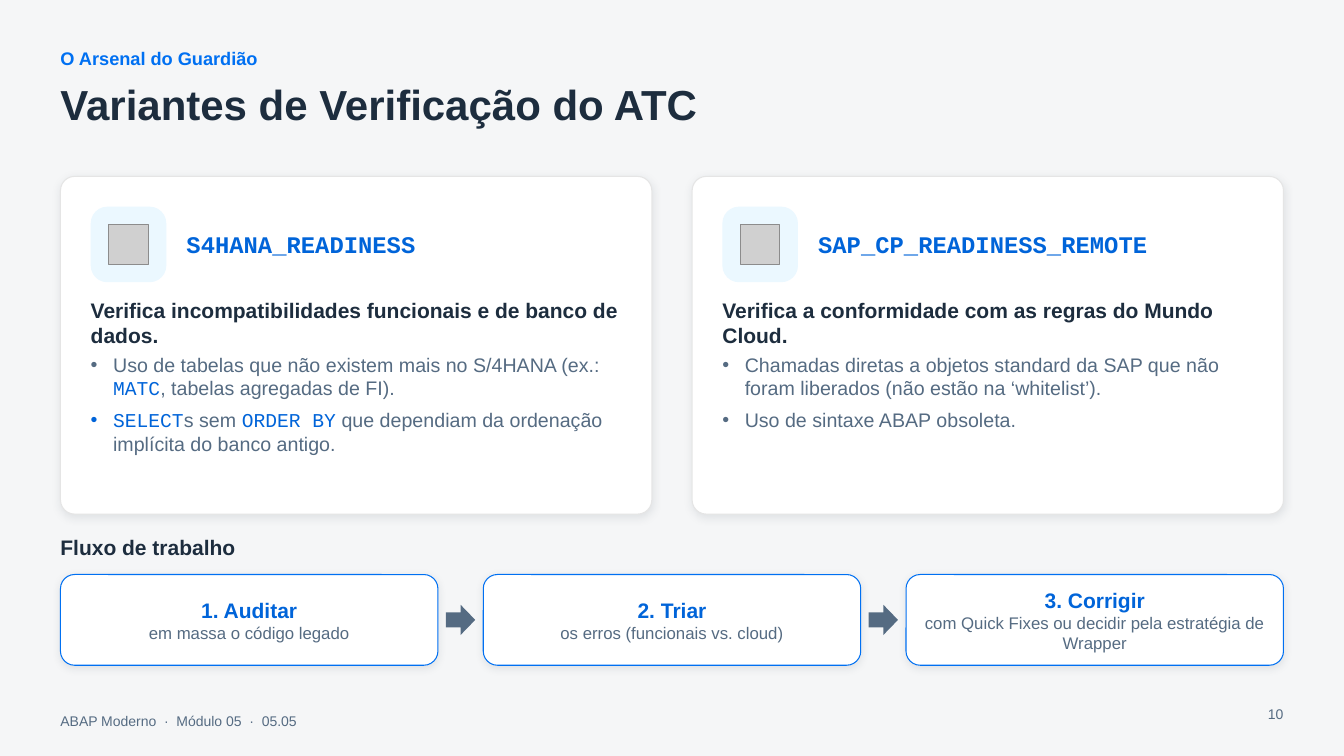
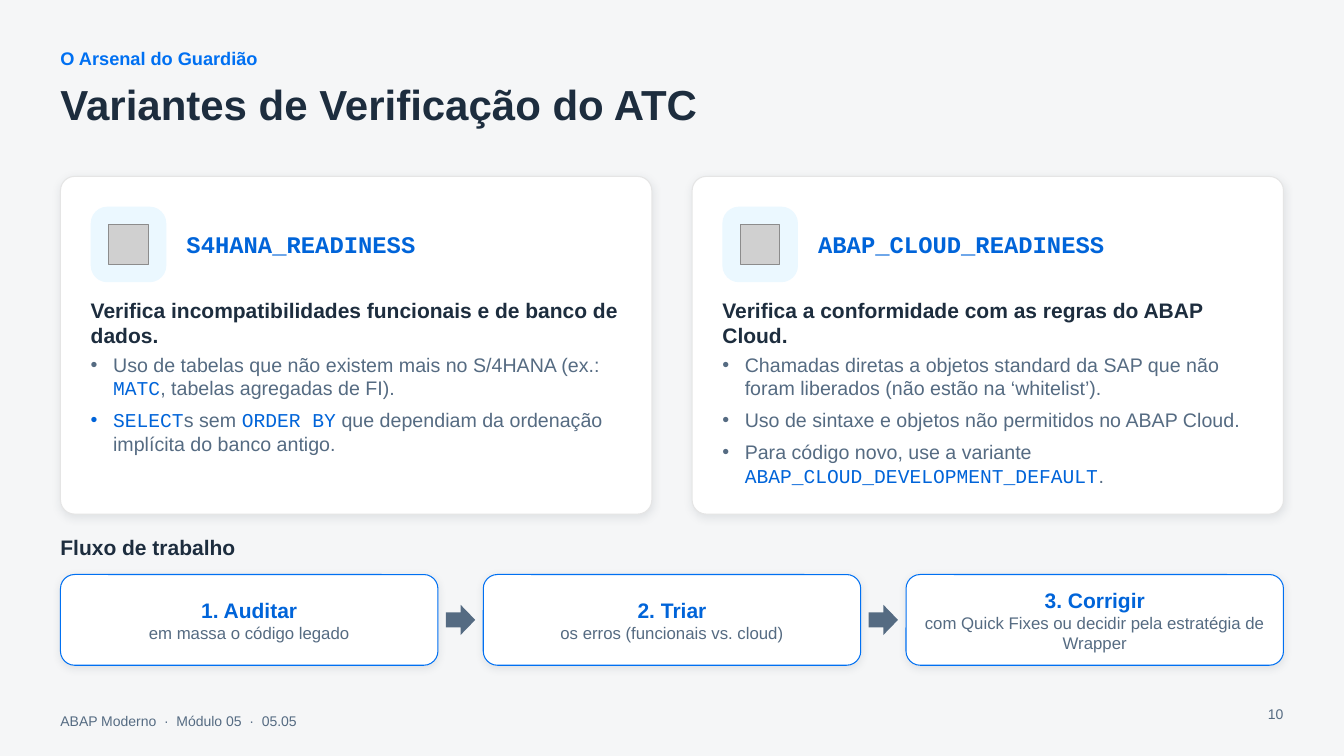
Before and after one commit to AdrianoBispo/estude-sap-abap-moderno, a slide deck: slide 10 of modulo-05/05.05 - Considerações Especiais para SAP S_4HANA Cloud Private Edition e On-Premise/05.05_Dominando_os_Dois_Mundos_Estratégia_Clean_Core.pptx. Drawn at 1344x756 pixels with LibreOffice and Linux fonts; fonts in the diff are those of the drawing; grey boxes stand for pictures. Boxes give left, top, right and bottom in pixels: in the first picture for what was removed or moved away, otherwise in the second. Text is boxed around its words. In the diff, an @@ line names an element or a change of style, - is before the commit and + after.

```diff
--- a/modulo-05/05.05 - Considerações Especiais para SAP S_4HANA Cloud Private Edition e On-Premise/05.05_Dominando_os_Dois_Mundos_Estratégia_Clean_Core.pptx
+++ b/modulo-05/05.05 - Considerações Especiais para SAP S_4HANA Cloud Private Edition e On-Premise/05.05_Dominando_os_Dois_Mundos_Estratégia_Clean_Core.pptx
@@ text at (818, 237, 1104, 256): text changed @@
-SAP_CP_READINESS_REMOTE
+ABAP_CLOUD_READINESS
@@ text at (722, 302, 1203, 344): text changed @@
-Verifica a conformidade com as regras do Mundo Cloud.
+Verifica a conformidade com as regras do ABAP Cloud.
@@ text at (745, 413, 1240, 485): text changed @@
-• Uso de sintaxe ABAP obsoleta.
+• Uso de sintaxe e objetos não permitidos no ABAP Cloud.
+• Para código novo, use a variante ABAP_CLOUD_DEVELOPMENT_DEFAULT.
```
Also in this commit, not shown: 11 other slides changed, 1 slide added, 1 other file.
